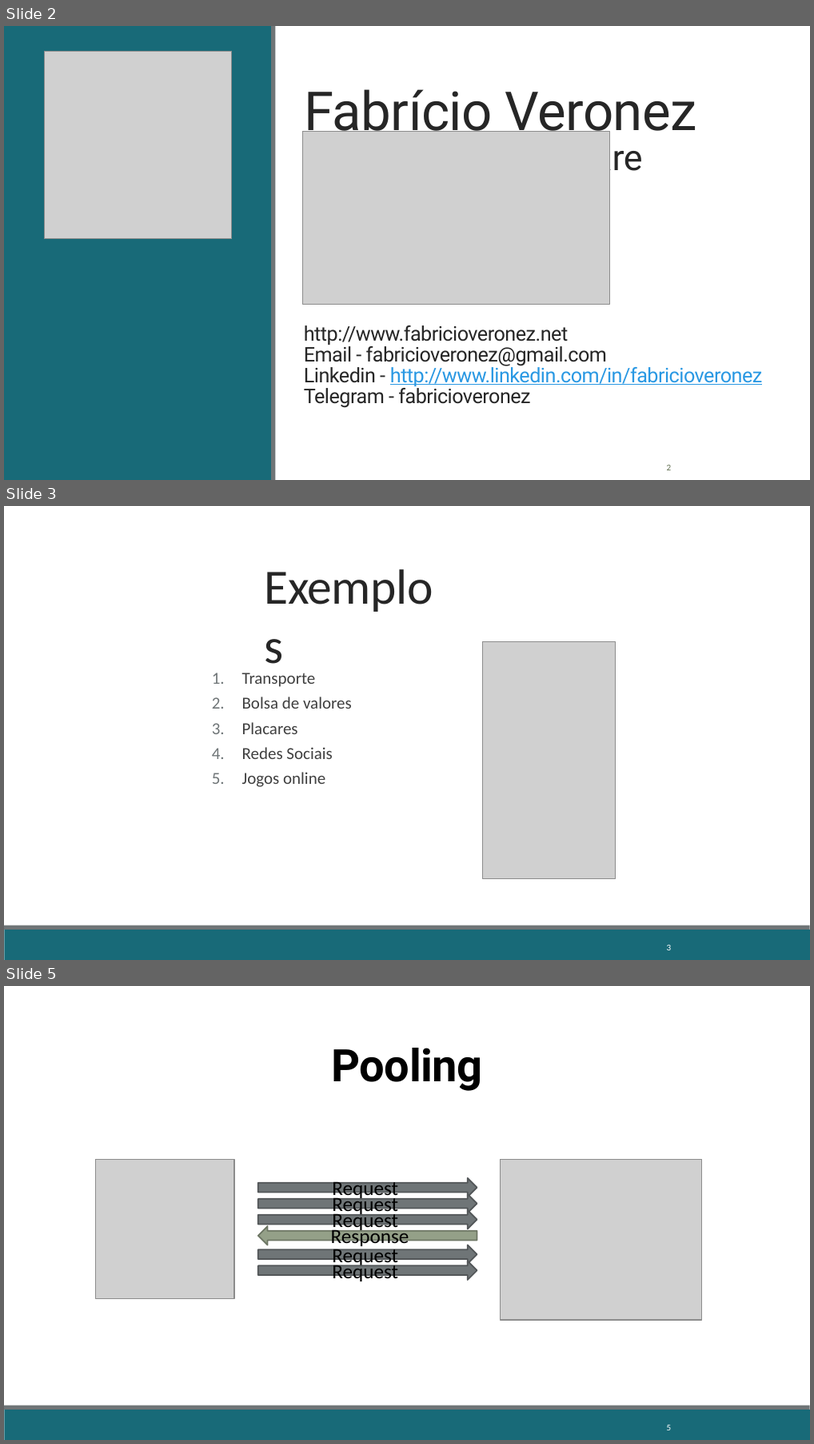
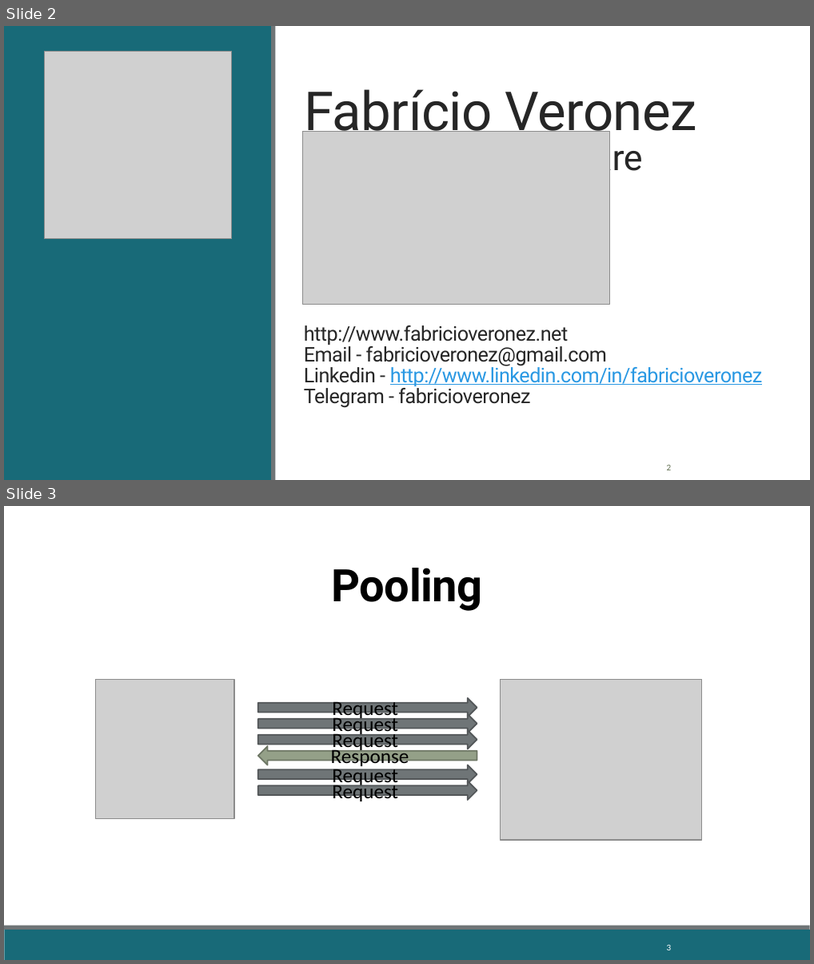
Before and after one commit to fabricioveronez/SignalR_Exemplos, a slide deck: docs/ApresentacaoWebAppForContainers.pptx. Shown one above the other, each under a label of ours: slides 2, 3 and 5 before the commit, slides 2 and 3 after it; the slides between them are not shown. The pictures are 814x1444 and 814x964 pixels, drawn with LibreOffice and Linux fonts; fonts in the diff are those of the drawing; grey boxes stand for pictures. Boxes give left, top, right and bottom in pixels: in the first picture for what was removed or moved away, otherwise in the second. Text is boxed around its words. In the diff, an @@ line names an element or a change of style, - is before the commit and + after.

```diff
--- a/docs/ApresentacaoWebAppForContainers.pptx
+++ b/docs/ApresentacaoWebAppForContainers.pptx
@@ slide 3 removed at [4, 506, 810, 960], background #FFFFFF; not listed: 2 template elements that a slide beside it also shows @@
@@ freeform shape removed at [72, 548, 90, 580] @@
@@ text removed at [257, 550, 459, 618] @@
-Exemplos
@@ picture removed at [482, 641, 615, 879] @@
@@ text removed at [242, 672, 352, 787] @@
-1. Transporte
-2. Bolsa de valores
-3. Placares
-4. Redes Sociais
-5. Jogos online
@@ page number removed at [667, 944, 672, 950] @@
-3
@@ what was slide 5 is now slide 3 @@
```
Also in this commit, not shown: 1 slide added, 1 other slide removed.
